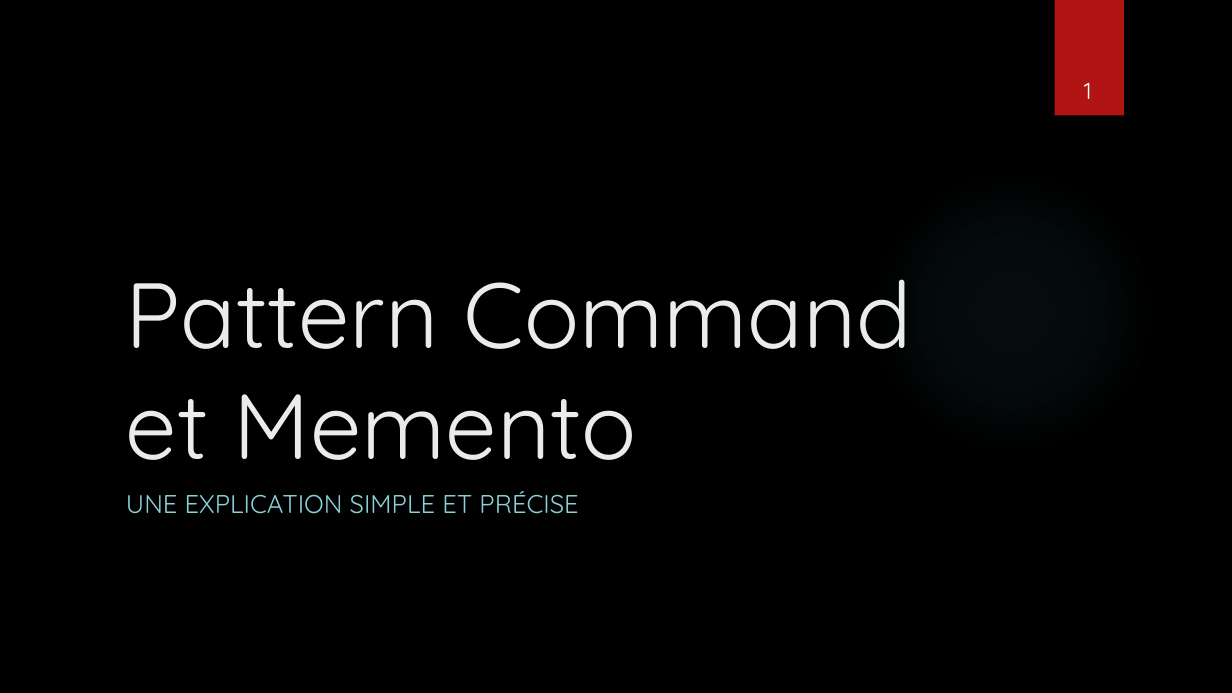
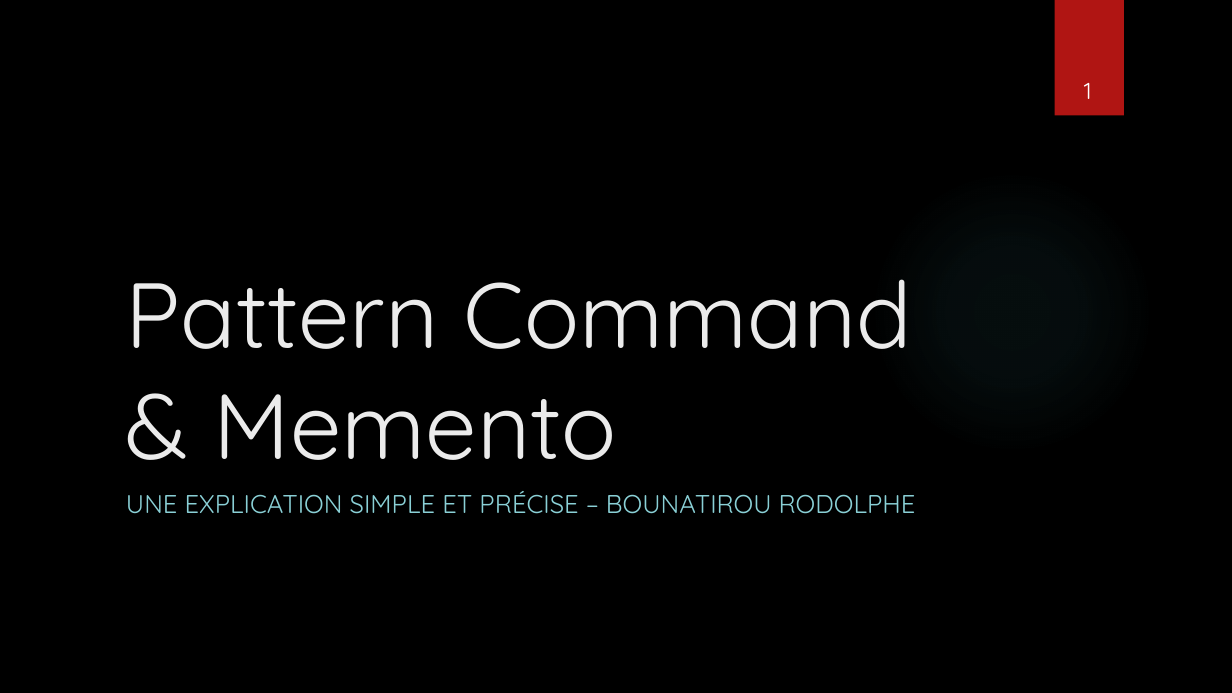
Before and after one commit to rbounatirou/ExemplePatternExpoCDA, a slide deck: slide 1 of PresentationPattern.pptx. Drawn at 1232x693 pixels with LibreOffice and Linux fonts; fonts in the diff are those of the drawing; background and template pictures are left out. Boxes give left, top, right and bottom in pixels: in the first picture for what was removed or moved away, otherwise in the second. Text is boxed around its words. In the diff, an @@ line names an element or a change of style, - is before the commit and + after.

Commit message:
Update ppt

```diff
--- a/PresentationPattern.pptx
+++ b/PresentationPattern.pptx
@@ title at (x1=126, y1=279, x2=913, y2=460): text changed @@
-Pattern Command et Memento
+Pattern Command & Memento
@@ subtitle at (x1=126, y1=491, x2=916, y2=514): text changed @@
-UNE EXPLICATION SIMPLE ET PRÉCISE
+UNE EXPLICATION SIMPLE ET PRÉCISE – BOUNATIROU RODOLPHE
```
Also in this commit, not shown: 5 other slides changed.
